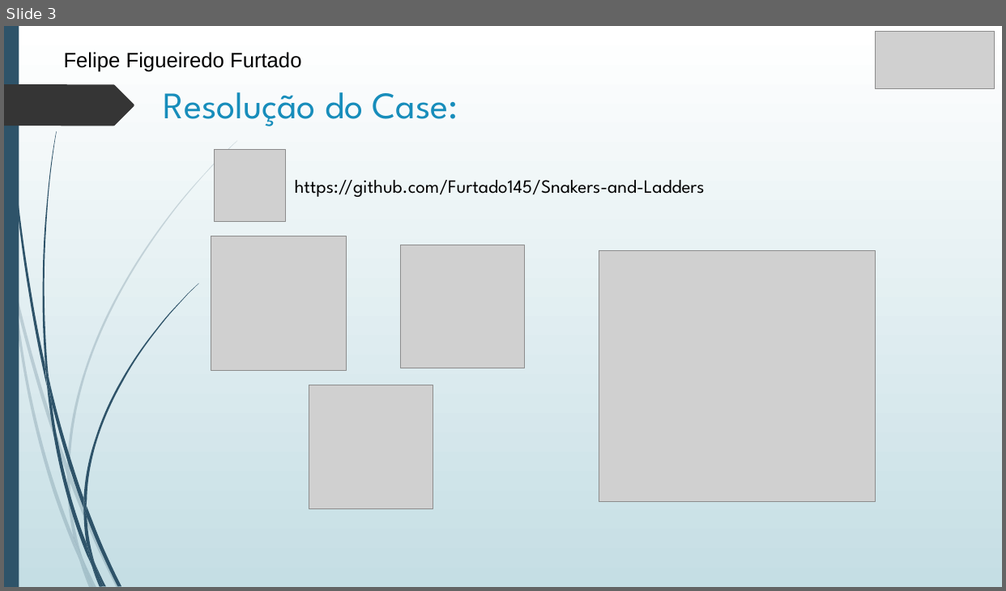
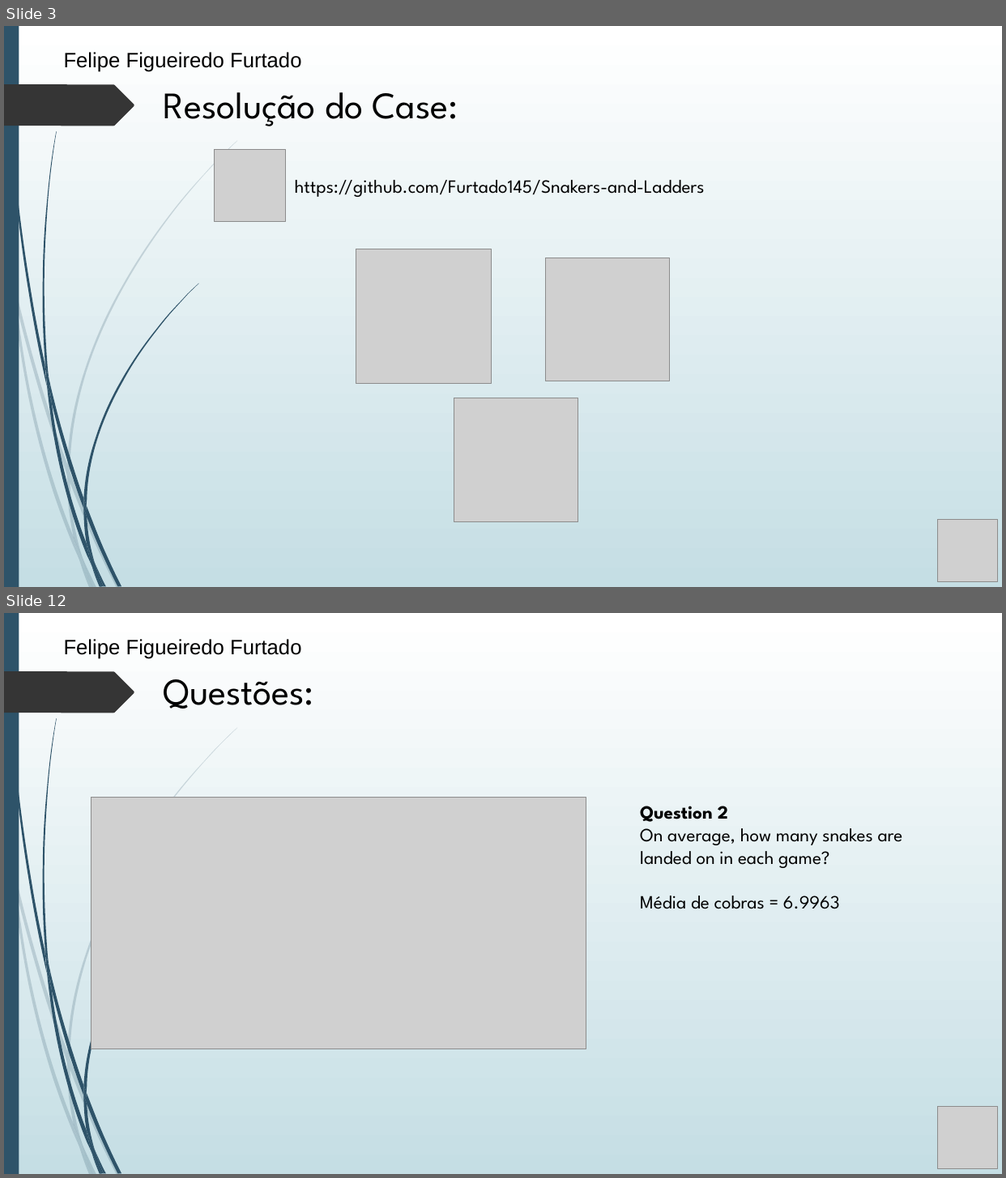
Before and after one commit to Furtado145/Snakers-and-Ladders, a slide deck: ApresentacaoDSM.pptx. Shown one above the other, each under a label of ours: slide 3 before the commit, slides 3 and 12 after it; the slides between them are not shown. The pictures are 1006x591 and 1006x1178 pixels, drawn with LibreOffice and Linux fonts; fonts in the diff are those of the drawing; grey boxes stand for pictures. Boxes give left, top, right and bottom in pixels: in the first picture for what was removed or moved away, otherwise in the second. Text is boxed around its words. In the diff, an @@ line names an element or a change of style, - is before the commit and + after.

```diff
--- a/ApresentacaoDSM.pptx
+++ b/ApresentacaoDSM.pptx
@@ slide 12 added at box(4, 613, 1002, 1174), background gradient #FFFFFF to #C5DEE5; not listed: 24 template elements that a slide beside it also shows @@
@@ text added at box(64, 639, 302, 659), 20 pt, text #000000 @@
+Felipe Figueiredo Furtado
@@ text added at box(163, 679, 313, 709), 36 pt, text #000000 @@
+Questões:
@@ picture added at box(91, 797, 586, 1050) @@
@@ text added at box(640, 806, 903, 909), 18 pt, text #000000 @@
+Question 2
+On average, how many snakes are landed on in each game?
+Média de cobras = 6.9963
@@ picture added at box(938, 1106, 997, 1169) @@
@@ slide 3 changed as well @@
@@ picture removed at box(876, 31, 995, 89) @@
@@ title "Resolução do Case:" at box(164, 92, 458, 126): text colour #178DBB to #000000 @@
@@ picture removed at box(599, 250, 876, 502) @@
@@ 3 pictures: place and size @@
-3 pictures at box(211, 237, 524, 509)
+3 pictures at box(356, 249, 669, 523)
@@ picture added at box(938, 519, 997, 582) @@
```
Also in this commit, not shown: 14 other slides added, 2 slides removed.
